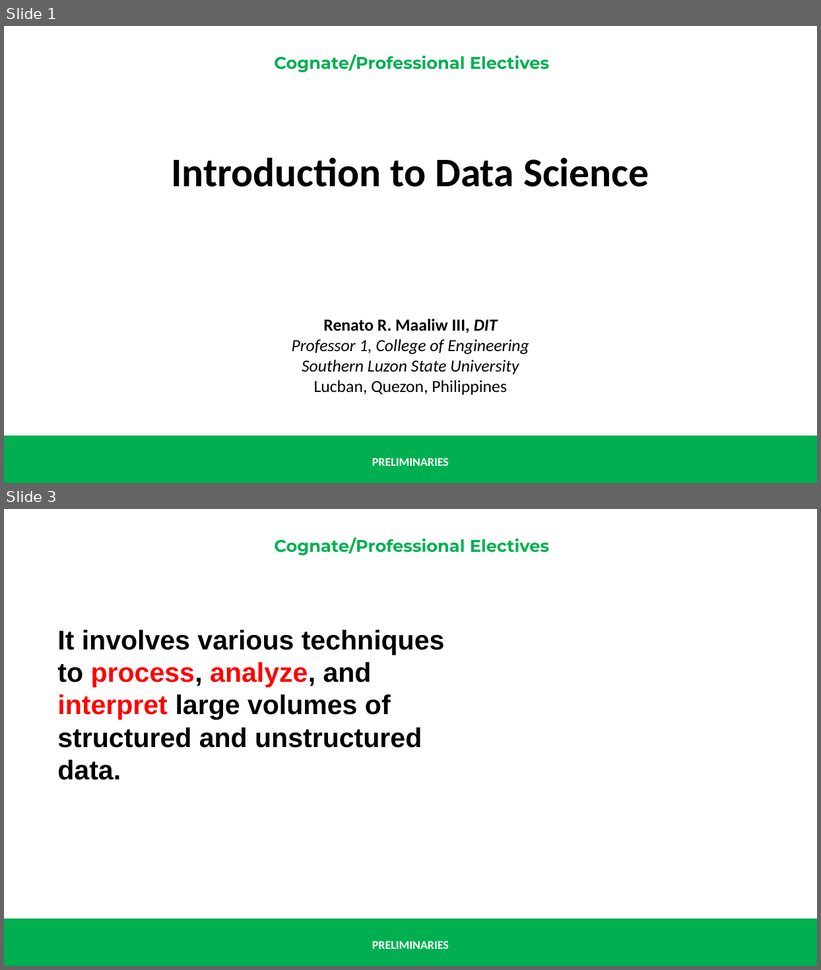
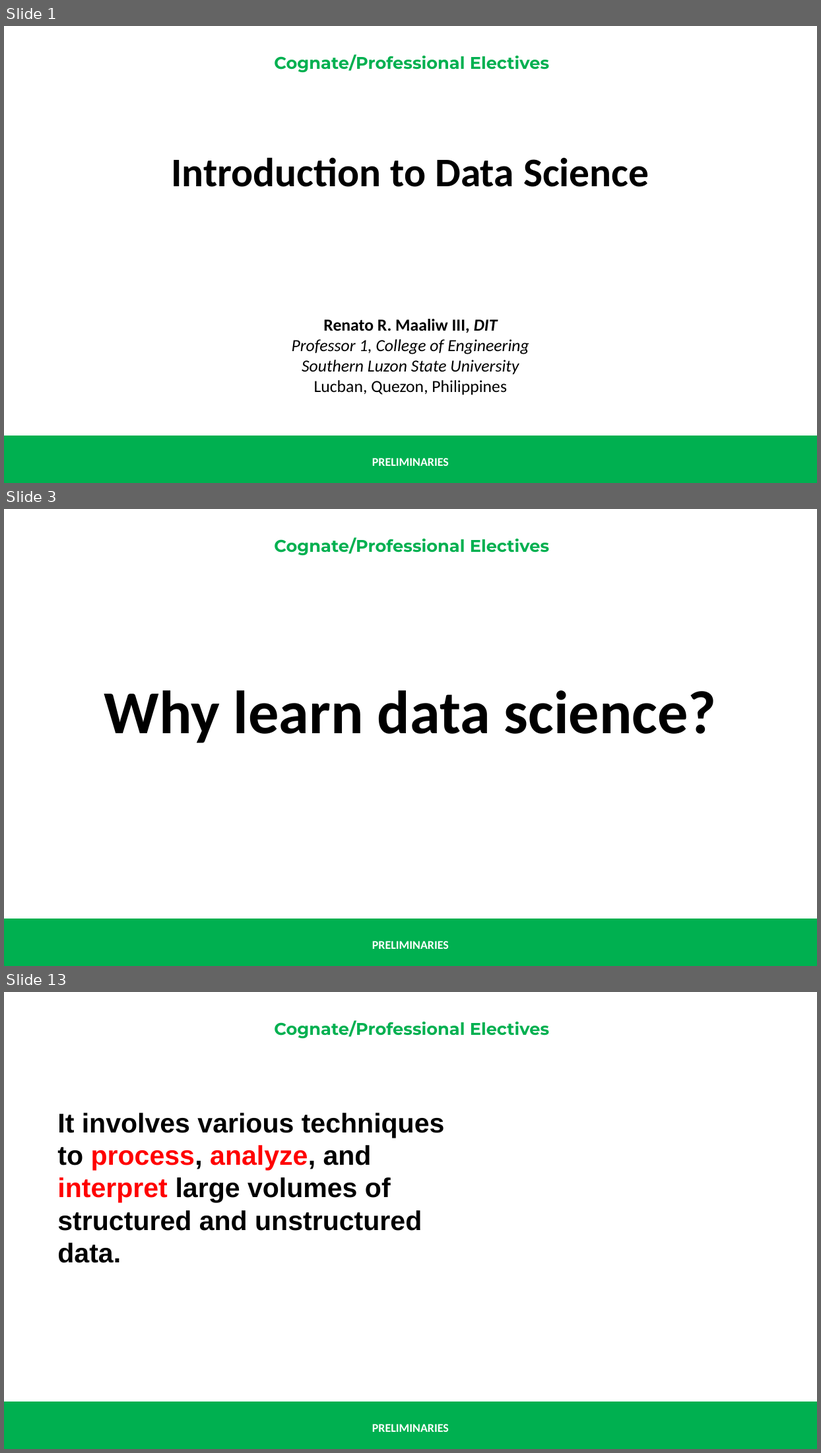
Before and after one commit to renatomaaliw3/public_files, a slide deck: CPE Electives (1 - 3)/01. Lectures Notebook/00. Presentations & Text Books/01. Electives 1 to 3/00. Preliminaries.pptx. Shown one above the other, each under a label of ours: slides 1 and 3 before the commit, slides 1, 3 and 13 after it; the slides between them are not shown. The pictures are 821x970 and 821x1453 pixels, drawn with LibreOffice and Linux fonts; fonts in the diff are those of the drawing. Boxes give left, top, right and bottom in pixels: in the first picture for what was removed or moved away, otherwise in the second. Text is boxed around its words. In the diff, an @@ line names an element or a change of style, - is before the commit and + after.

```diff
--- a/CPE Electives (1 - 3)/01. Lectures Notebook/00. Presentations & Text Books/01. Electives 1 to 3/00. Preliminaries.pptx
+++ b/CPE Electives (1 - 3)/01. Lectures Notebook/00. Presentations & Text Books/01. Electives 1 to 3/00. Preliminaries.pptx
@@ slide 3 added at <box>4,509,817,966</box>, background #FFFFFF; not listed: 3 template elements that a slide beside it also shows @@
@@ text added at <box>104,691,717,743</box>, 72 pt, text #000000, bold @@
+Why learn data science?
@@ what was slide 3 is now slide 13 @@
```
Also in this commit, not shown: 3 slides changed, 9 other slides added, 1 other file.
